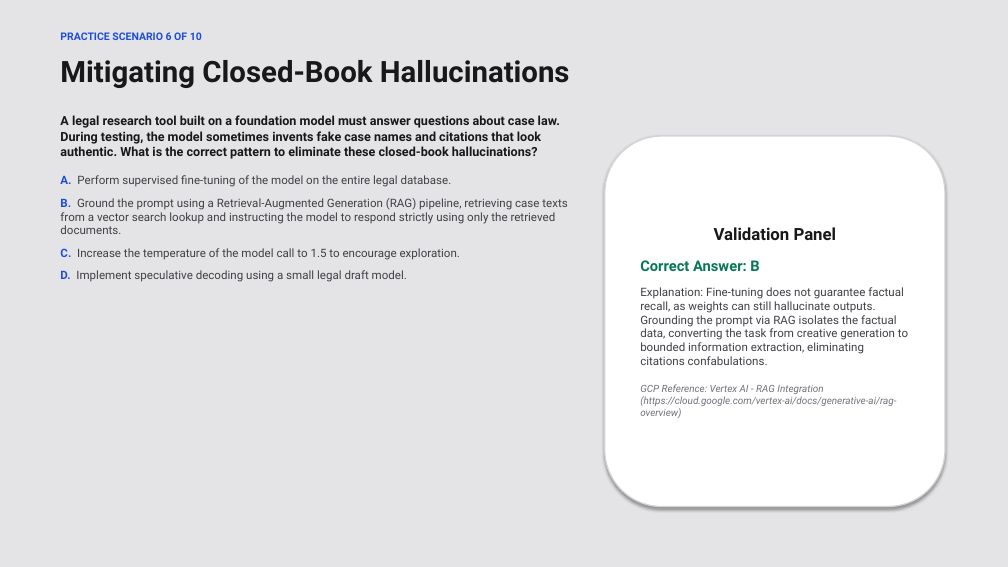
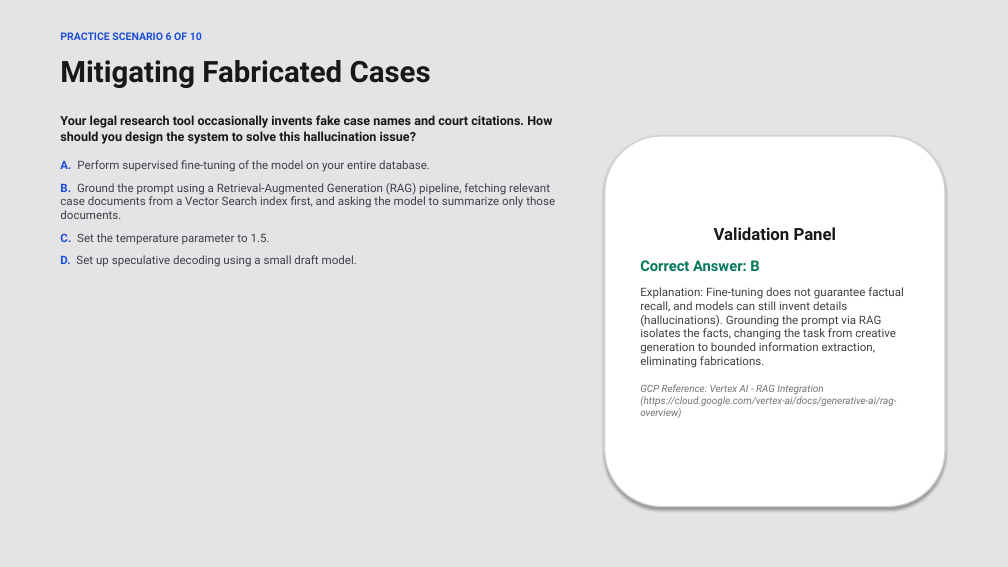
Before and after one commit to Bethana86/gcp-ml-training-hub, a slide deck: slide 18 of llm-presentation/Introduction_to_LLM.pptx. Drawn at 1008x567 pixels with LibreOffice and Linux fonts; fonts in the diff are those of the drawing. Boxes give left, top, right and bottom in pixels: in the first picture for what was removed or moved away, otherwise in the second. Text is boxed around its words. In the diff, an @@ line names an element or a change of style, - is before the commit and + after.

```diff
--- a/llm-presentation/Introduction_to_LLM.pptx
+++ b/llm-presentation/Introduction_to_LLM.pptx
@@ text at [60, 60, 431, 88]: text changed @@
-Mitigating Closed-Book Hallucinations
+Mitigating Fabricated Cases
@@ text at [60, 115, 555, 267]: text changed @@
-A legal research tool built on a foundation model must answer questions about case law. During testing, the model sometimes invents fake case names and citations that look authentic. What is the correct pattern to eliminate these closed-book hallucinations?
-A. Perform supervised fine-tuning of the model on the entire legal database.
-B. Ground the prompt using a Retrieval-Augmented Generation (RAG) pipeline, retrieving case texts from a vector search lookup and instructing the model to respond strictly using only the retrieved documents.
-C. Increase the temperature of the model call to 1.5 to encourage exploration.
-D. Implement speculative decoding using a small legal draft model.
+Your legal research tool occasionally invents fake case names and court citations. How should you design the system to solve this hallucination issue?
+A. Perform supervised fine-tuning of the model on your entire database.
+B. Ground the prompt using a Retrieval-Augmented Generation (RAG) pipeline, fetching relevant case documents from a Vector Search index first, and asking the model to summarize only those documents.
+C. Set the temperature parameter to 1.5.
+D. Set up speculative decoding using a small draft model.
@@ text in rounded rectangle at [640, 287, 904, 368]: text changed @@
-Explanation: Fine-tuning does not guarantee factual recall, as weights can still hallucinate outputs. Grounding the prompt via RAG isolates the factual data, converting the task from creative generation to bounded information extraction, eliminating citations confabulations.
+Explanation: Fine-tuning does not guarantee factual recall, and models can still invent details (hallucinations). Grounding the prompt via RAG isolates the facts, changing the task from creative generation to bounded information extraction, eliminating fabrications.
```
Also in this commit, not shown: 21 other slides changed, 2 other files.
